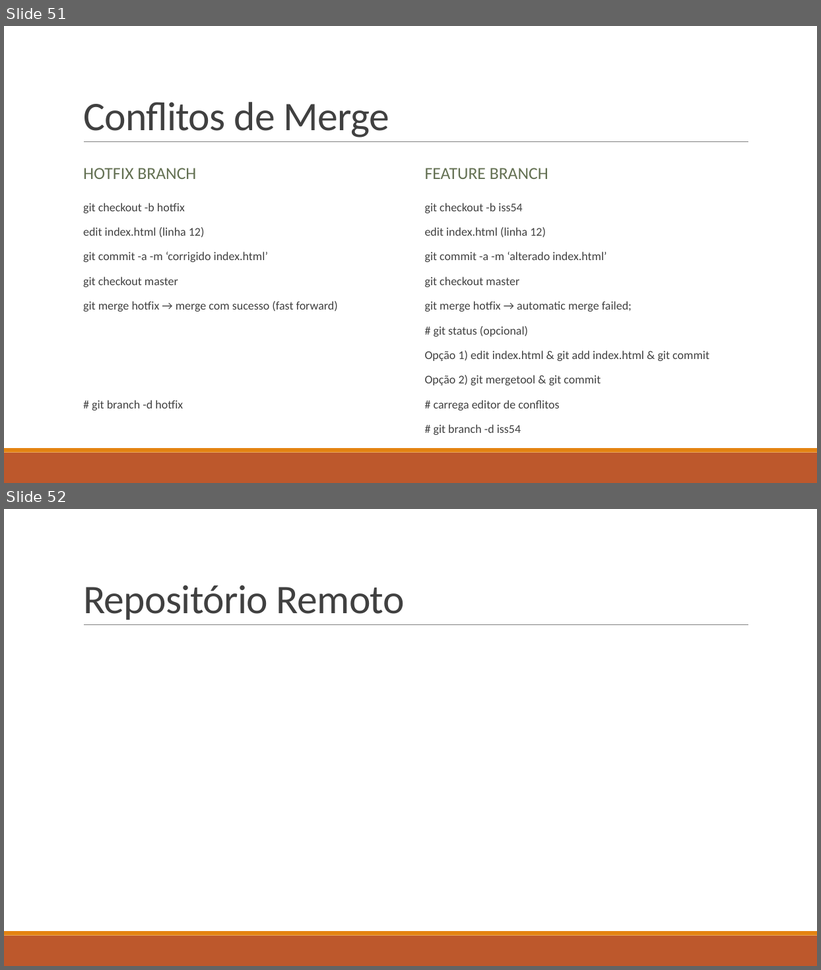
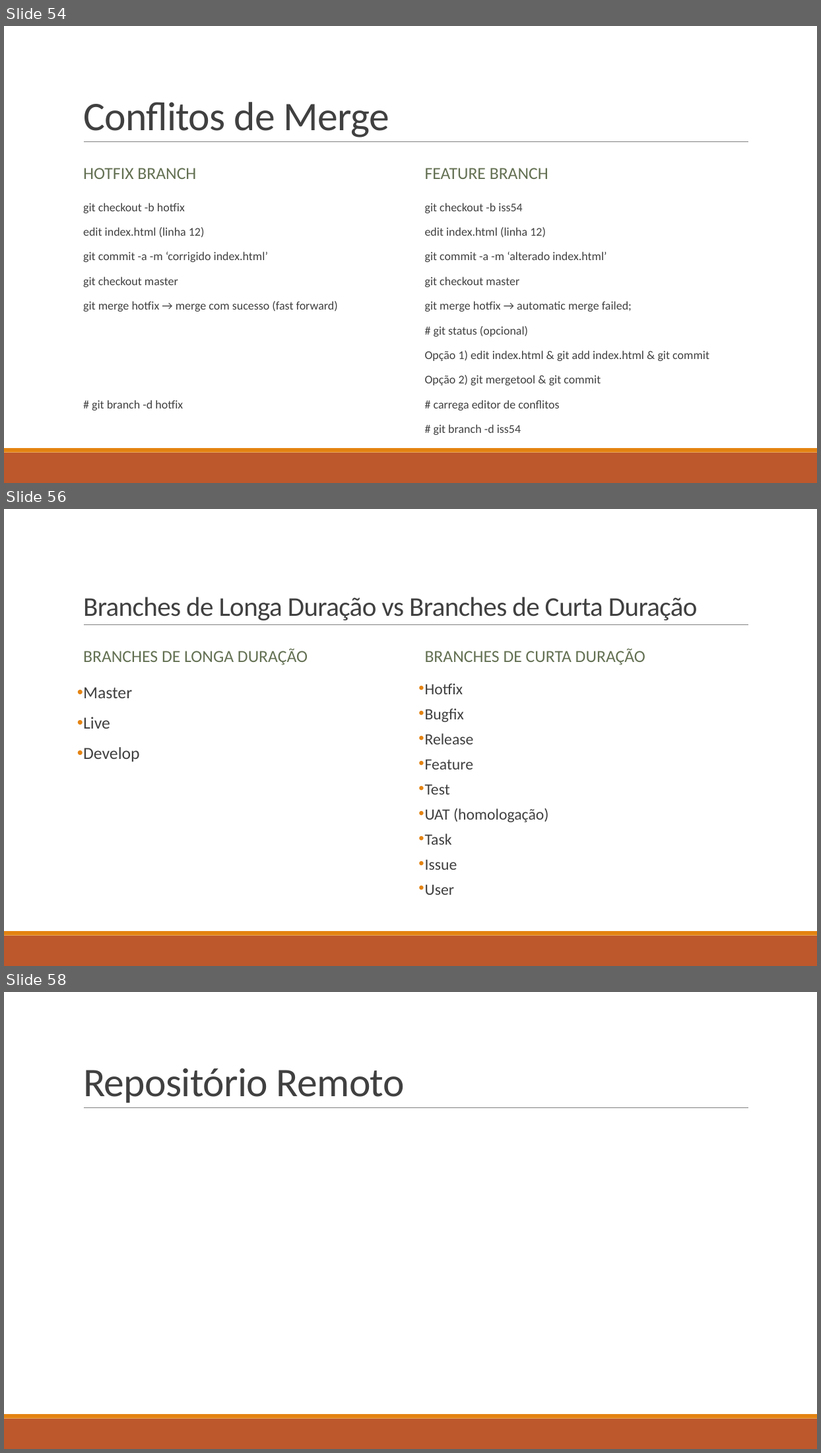
Before and after one commit to ekson73/Docs, a slide deck: Projeto VEK - GIT 4 VEK.pptx. Shown one above the other, each under a label of ours: slides 51 and 52 before the commit, slides 54, 56 and 58 after it; the slides between them are not shown. The pictures are 821x970 and 821x1453 pixels, drawn with LibreOffice and Linux fonts; fonts in the diff are those of the drawing. Boxes give left, top, right and bottom in pixels: in the first picture for what was removed or moved away, otherwise in the second. Text is boxed around its words. In the diff, an @@ line names an element or a change of style, - is before the commit and + after.

```diff
--- a/Projeto VEK - GIT 4 VEK.pptx
+++ b/Projeto VEK - GIT 4 VEK.pptx
@@ slide 56 added at <box>4,509,817,966</box>, background #FFFFFF; not listed: 3 template elements that a slide beside it also shows @@
@@ title added at <box>83,597,698,621</box>, 32 pt, text #404040 @@
+Branches de Longa Duração vs Branches de Curta Duração
@@ text added at <box>83,648,308,665</box>, 20 pt, text #637052 @@
+BRANCHES DE LONGA DURAÇÃO
@@ text added at <box>425,648,646,665</box>, 20 pt, text #637052 @@
+BRANCHES DE CURTA DURAÇÃO
@@ text added at <box>425,683,549,895</box>, 18.5 pt, text #404040 @@
+• Hotfix
+• Bugfix
+• Release
+• Feature
+• Test
+• UAT (homologação)
+• Task
+• Issue
+• User
@@ text added at <box>83,687,140,762</box>, 20 pt, text #404040 @@
+• Master
+• Live
+• Develop
@@ what was slide 51 is now slide 54 @@
@@ what was slide 52 is now slide 58 @@
```
Also in this commit, not shown: 1 slide changed, 5 other slides added.
